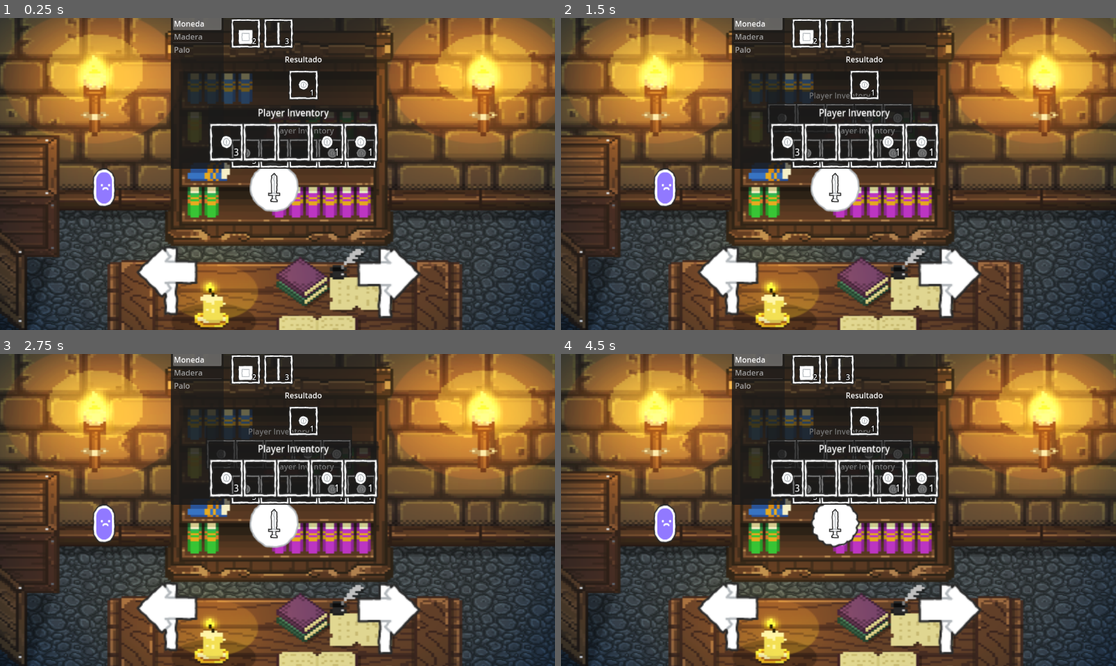
Above: before the commit, frames 1-4 (two rows, left to right).
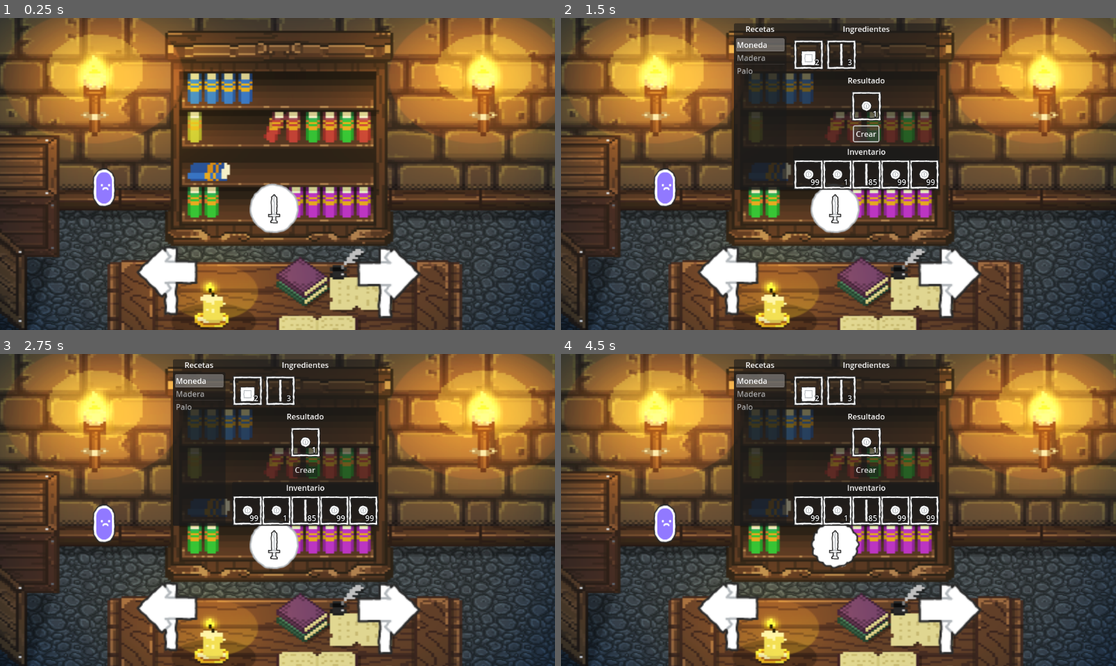
Above: after the commit, the same moments.

Repository: jcamloz/LittleSurvival
Game: Godot game, scene res://Scenes/Game.tscn
The game is run twice, just before and just after one commit, with the same random seed, the same clock (stepped at 60 frames per second) and the same inputs.
Inputs (mouse positions are in pixels of both pictures, inside the frame that each line leads up to; where the layout moved, square brackets give the same spot in the first picture):
- Up to frame 1 (0.25 s): no input
- Up to frame 2 (1.5 s): click (832, 208) [832, 186] at 0.5 s; click "Crear" at 1.25 s
- Up to frame 3 (2.75 s): click (166, 619) at 2 s
- Up to frame 4 (4.5 s): click (949, 619) at 2.75 s; click (727, 619) at 3.5 s; click (832, 544) [832, 522] at 4.25 s

The runs differ from the first frame. In frame 1, 15% of the frame differs, in the area x 30-69%, y 0-70%; in frame 2, 9.8%; in frame 3, 9.7%; in frame 4, 9.7%.

Commit message:
Implementado el crafteo, función de guardar y cargar (rollback) el inventario implementado

Diff:
--- a/Resources/Inventories/PlayerInv.tres
+++ b/Resources/Inventories/PlayerInv.tres
@@ -1,39 +1,43 @@
-[gd_resource type="Resource" script_class="InventoryData" load_steps=9 format=3 uid="uid://0im7somcwcp"]
+[gd_resource type="Resource" script_class="InventoryData" load_steps=11 format=3 uid="uid://0im7somcwcp"]
 
 [ext_resource type="Script" uid="uid://iyyblqq3dofv" path="res://Scripts/ResourceScripts/InventoryData.gd" id="1_lcw6x"]
 [ext_resource type="Script" uid="uid://cv7ktn7rs37bt" path="res://Scripts/ResourceScripts/TileData.gd" id="2_h0h72"]
 [ext_resource type="Resource" uid="uid://cskqakccosrn5" path="res://Resources/Items/Moneda.tres" id="3_h0h72"]
+[ext_resource type="Resource" uid="uid://b8ey6ib12axym" path="res://Resources/Items/Palo.tres" id="4_55mgh"]
+[ext_resource type="Resource" uid="uid://u5xuhtbflbmq" path="res://Resources/Items/Madera.tres" id="4_w1f3k"]
 
 [sub_resource type="Resource" id="Resource_lcw6x"]
 script = ExtResource("2_h0h72")
 item = ExtResource("3_h0h72")
-amount = 3
+amount = 99
 metadata/_custom_type_script = "uid://cv7ktn7rs37bt"
 
 [sub_resource type="Resource" id="Resource_55mgh"]
 script = ExtResource("2_h0h72")
-amount = 0
+item = ExtResource("4_w1f3k")
+amount = 2
 metadata/_custom_type_script = "uid://cv7ktn7rs37bt"
 
 [sub_resource type="Resource" id="Resource_w1f3k"]
 script = ExtResource("2_h0h72")
-amount = 0
+item = ExtResource("4_55mgh")
+amount = 88
 metadata/_custom_type_script = "uid://cv7ktn7rs37bt"
 
 [sub_resource type="Resource" id="Resource_h0h72"]
 script = ExtResource("2_h0h72")
 item = ExtResource("3_h0h72")
-amount = 1
+amount = 99
 metadata/_custom_type_script = "uid://cv7ktn7rs37bt"
 
 [sub_resource type="Resource" id="Resource_5nth2"]
 script = ExtResource("2_h0h72")
 item = ExtResource("3_h0h72")
-amount = 1
+amount = 99
 metadata/_custom_type_script = "uid://cv7ktn7rs37bt"
 
 [resource]
 script = ExtResource("1_lcw6x")
-inventoryName = "Player Inventory"
+inventoryName = "Inventario"
 slots = Array[ExtResource("2_h0h72")]([SubResource("Resource_lcw6x"), SubResource("Resource_55mgh"), SubResource("Resource_w1f3k"), SubResource("Resource_h0h72"), SubResource("Resource_5nth2")])
 metadata/_custom_type_script = "uid://iyyblqq3dofv"
--- a/Resources/Inventories/testChest.tres
+++ b/Resources/Inventories/testChest.tres
@@ -19,6 +19,6 @@
 
 [resource]
 script = ExtResource("1_ml78k")
-inventoryName = "Chest"
+inventoryName = "Cofre"
 slots = Array[ExtResource("2_qfk7c")]([null, SubResource("Resource_wftv4"), null, null, null, null, SubResource("Resource_pdw10"), null, null, null])
 metadata/_custom_type_script = "uid://iyyblqq3dofv"
--- a/Scenes/CraftMenu.tscn
+++ b/Scenes/CraftMenu.tscn
@@ -65,14 +65,16 @@
 [node name="Slot" parent="HBoxContainer/VBoxContainer2" instance=ExtResource("3_aag6h")]
 layout_mode = 2
 
-[node name="Button" type="Button" parent="HBoxContainer/VBoxContainer2"]
+[node name="CraftButton" type="Button" parent="HBoxContainer/VBoxContainer2"]
 layout_mode = 2
 size_flags_horizontal = 4
 size_flags_vertical = 0
 text = "Crear"
 
-[node name="InventoryContainer" parent="HBoxContainer/VBoxContainer2" instance=ExtResource("4_8ta7s")]
+[node name="PlayerInventory" parent="HBoxContainer/VBoxContainer2" instance=ExtResource("4_8ta7s")]
 layout_mode = 2
+show = true
 inventory = ExtResource("5_0qif1")
 
 [connection signal="item_selected" from="HBoxContainer/VBoxContainer/ItemList" to="." method="_on_item_list_item_selected"]
+[connection signal="pressed" from="HBoxContainer/VBoxContainer2/CraftButton" to="." method="_on_craft_button_pressed"]
--- a/Scenes/Scenarios/Scenario_0.tscn
+++ b/Scenes/Scenarios/Scenario_0.tscn
@@ -6,6 +6,7 @@
 [ext_resource type="PackedScene" uid="uid://443hsy30jycs" path="res://Scenes/Inventory.tscn" id="5_2ku3p"]
 [ext_resource type="PackedScene" uid="uid://dpjvvab7jj1vg" path="res://Scenes/CraftMenu.tscn" id="6_1k5cu"]
 [ext_resource type="Resource" uid="uid://0im7somcwcp" path="res://Resources/Inventories/PlayerInv.tres" id="6_2ku3p"]
+[ext_resource type="Resource" uid="uid://csaea3qm2hwny" path="res://Resources/Inventories/testChest.tres" id="6_s3jvr"]
 
 [node name="Scenario" type="Node2D"]
 script = ExtResource("1_oo8fr")
@@ -19,9 +20,9 @@
 
 [node name="CraftButton" parent="." instance=ExtResource("3_7c7oc")]
 offset_left = 518.0
-offset_top = 299.0
+offset_top = 343.0
 offset_right = 620.0
-offset_bottom = 404.0
+offset_bottom = 448.0
 
 [node name="HBoxContainer" type="HBoxContainer" parent="."]
 anchors_preset = 8
@@ -38,12 +39,18 @@
 
 [node name="PlayerInventory" parent="HBoxContainer" instance=ExtResource("5_2ku3p")]
 layout_mode = 2
+show = true
 inventory = ExtResource("6_2ku3p")
 
+[node name="Chest" parent="HBoxContainer" instance=ExtResource("5_2ku3p")]
+layout_mode = 2
+show = true
+inventory = ExtResource("6_s3jvr")
+
 [node name="CraftMenu" parent="." instance=ExtResource("6_1k5cu")]
-offset_left = 355.0
-offset_top = 17.0
-offset_right = 782.0
-offset_bottom = 262.0
+offset_left = 359.0
+offset_top = 61.0
+offset_right = 786.0
+offset_bottom = 306.0
 
 [connection signal="pressed" from="CraftButton" to="." method="_on_craft_button_pressed"]
--- a/Scripts/Craft_menu.gd
+++ b/Scripts/Craft_menu.gd
@@ -27,8 +27,12 @@
 		var slotInstance : Slot = itemSlot.instantiate()
 		gridIngredients.add_child(slotInstance)
 		slotInstance.set_item(itemNeeded)
-	print(craftRecipe.can_craft($HBoxContainer/VBoxContainer2/InventoryContainer))
 
 func clear_grid_container():
 	for child in gridIngredients.get_children():
 		child.queue_free()
+
+func _on_craft_button_pressed():
+	var craftRecipe = craftRecipes[itemList.get_selected_items()[0]]
+	print(craftRecipe.can_craft(Player.inventory))
+	craftRecipe.craft(Player.inventory)
--- a/Scripts/Inventory.gd
+++ b/Scripts/Inventory.gd
@@ -1,5 +1,6 @@
 class_name Inventory extends PanelContainer
 
+@export var show : bool = false
 @export var inventory : InventoryData:
 	set(value):
 		#Si el inventario importado tiene datos, llama a la función ensure_slots()
@@ -11,9 +12,12 @@
 @onready var invNameLabel = $VBoxContainer2/InventoryName
 @onready var slot = preload("res://Scenes/inv_slot.tscn")
 
+# Copia de los slots actuales
+var saved_slots: Array = []
+
 func _ready():
-	#Al crearse será invisible
-	#visible = false
+	#Al crearse será visible o invisible según se haya indicado al crear el inventario
+	visible = show
 	if inventory != null:
 		invNameLabel.text = inventory.inventoryName
 		# Itera a través de los slots del inventario
@@ -27,14 +31,41 @@
 			invGrid.add_child(slot_instance)
 
 		# Carga el inventario (asigna las texturas, cantidades, etc.)
-		loadInv()
+		prepareInv()
+		#Guardo una copia inicial del inventario
+		self.save_data()
+
+#Guardo el estado actual del inventario
+func save_data():
+	#Limpio lo que había antes
+	saved_slots.clear()
+	#Esta variable sirve para guardar el contenido actual del inventario de forma profunda,
+	#de modo que no se crearán nuevas instancias de items y por lo tanto el juego funcionará sin problema
+	var tile_copy = Tile_data.new()
+
+	for slot in inventory.slots:
+		tile_copy.item = slot.item
+		tile_copy.amount = slot.amount
+		#Uso la función duplicate para obtener una copia del item y cantidad sin enlazarlo con el aniguo item ni cantidad
+		saved_slots.append(tile_copy.duplicate())
+
+#Función que permite realizar un cargado de datos desde el último guardado
+func rollback():
+	#En caso de error por culpa del programador (inventario diferente al guardado), se notificará de ello
+	if saved_slots.size() != inventory.slots.size():
+		push_error("Rollback fallido: El tamaño de los slots no coincide.")
+	else:
+		#Guardo el item y cantidad uno a uno para mayor seguridad ante enlace de datos
+		for i in range(saved_slots.size()):
+			inventory.slots[i].item = saved_slots[i].item
+			inventory.slots[i].amount = saved_slots[i].amount
 
 func _on_tile_data_changed(index):
 	# Obtiene el hijo (slot) correspondiente y actualiza su visualización
 	var child = invGrid.get_child(index)
 	child.set_item(inventory.slots[index])
 
-func loadInv():
+func prepareInv():
 	# Recorre los hijos (slots) y asigna los datos correspondientes
 	for i in invGrid.get_children():
 		var slot_data = inventory.slots[i.get_index()]
@@ -54,10 +85,10 @@
 	visible = not visible
 
 #Añade los n items al inventario, excepto que no sea posible
-#Devuelve la cantidad sobrante:
+#Devuelve la cantidad sobrante relativa al máximo del inventario:
 	#negativo si no sobra, sino falta para llegar al máximo
 	#positivo si sobra
-#Sobra decir que 0 es que se ha añadido todo
+#Sobra decir que 0 es que se ha ocupado el 100% del espacio
 
 func add_item(item: Item, amount: int):
 	var index = search_next_free_item(item)
--- a/Scripts/ResourceScripts/ItemCraft.gd
+++ b/Scripts/ResourceScripts/ItemCraft.gd
@@ -3,17 +3,37 @@
 @export var craftedItem: Tile_data
 @export var itemsNeeded: Array[Tile_data] = []
 
+#Determino si puede crear un item o no a partir de un inventario
 func can_craft(inventory: Inventory) -> bool:
-	for required in itemsNeeded:
-		if inventory.get_amount(required.item)==0:
-			return false
-	return true
+	var canCraft = true
+	var requiredItem = null
+	var index = 0
 
+	#Primero, compruebo que tiene los items suficientes para crear el item
+	while(index < itemsNeeded.size() && canCraft):
+		requiredItem = itemsNeeded[index]
+		canCraft = inventory.get_amount(requiredItem.item) >= requiredItem.amount
+		index += 1
 
+	#Después, si tiene los items necesarios hago un intento de fabricación y si es exitosa, canCraft será true
+	if canCraft:
+		#Guardo el estado del inventario
+		inventory.save_data()
+		#Elimino los items requeridos
+		for itemNeeded in itemsNeeded:
+			inventory.remove_item(itemNeeded.item, itemNeeded.amount)
+		#Añado y compruebo que se ha podido añadir el item a crear
+		canCraft = inventory.add_item(craftedItem.item, craftedItem.amount)<=0
+		#Realizo un rollback
+		inventory.rollback()
+
+	return canCraft
+
+#Esta función crea el item y gasta los necesarios solo si es posible
 func craft(inventory: Inventory) -> bool:
-	if can_craft(inventory):
+	var canCraft = can_craft(inventory)
+	if canCraft:
 		for required in itemsNeeded:
 			inventory.remove_item(required.item, required.amount)
 		inventory.add_item(craftedItem.item, craftedItem.amount)
-		return true
-	return false
+	return canCraft
--- a/Scripts/ScenarioScripts/ScenarioController0.gd
+++ b/Scripts/ScenarioScripts/ScenarioController0.gd
@@ -1,12 +1,17 @@
 class_name ScenarioController0 extends Node2D
 
-@onready var hboxContainer = $HBoxContainer
+@onready var storageMenu = $HBoxContainer
+@onready var craftMenu = $CraftMenu
 
 func _ready():
-	hboxContainer.visible = false
+	craftMenu.visible = false
+	storageMenu.visible = false
 
-func hboxToggleVisibility():
-	hboxContainer.visible = not hboxContainer.visible
+func toggleCraftMenuVisibility():
+	craftMenu.visible = not craftMenu.visible
+
+func toggleStorageMenuVisibility():
+	storageMenu.visible = not storageMenu.visible
 
 func _on_craft_button_pressed():
-	hboxToggleVisibility()
+	toggleCraftMenuVisibility()
Not shown: 1 places in Scenes/Scenarios/Scenario_0.tscn that only renumber resources
